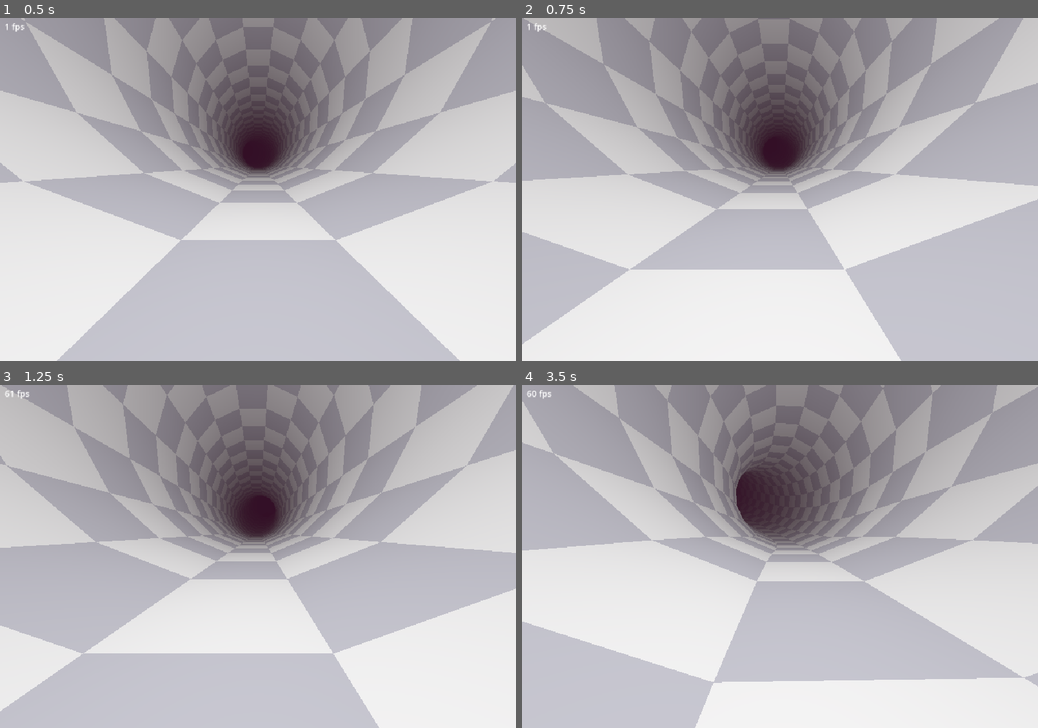
Above: before the commit, frames 1-4 (two rows, left to right).
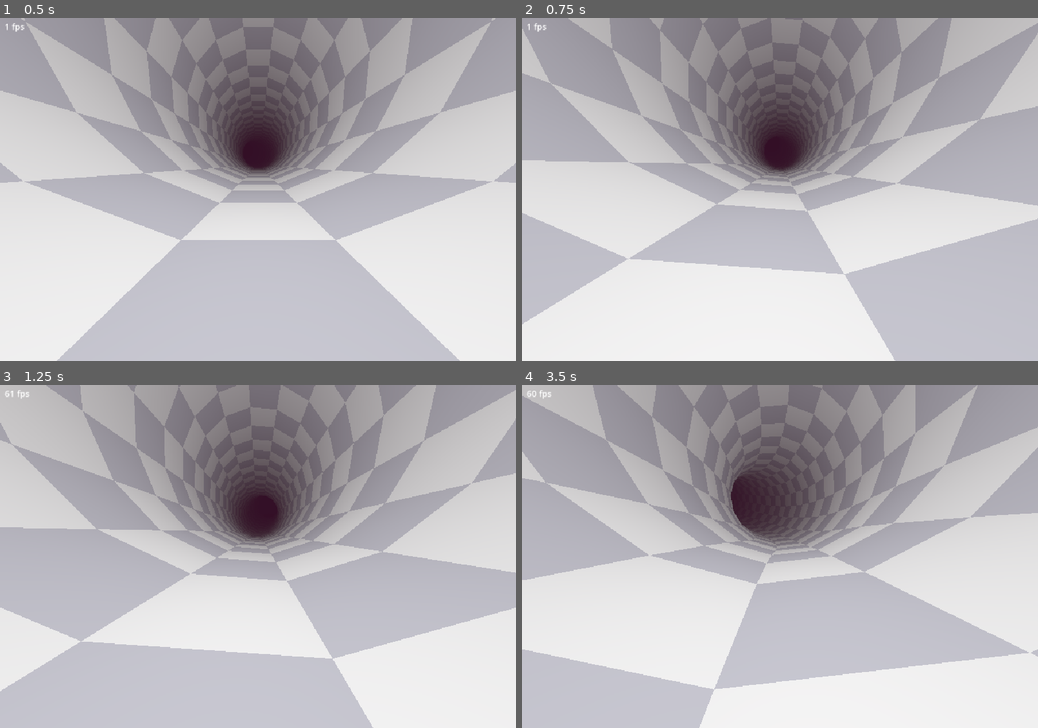
Above: after the commit, the same moments.

Repository: nhermosilla14/xpeedy
Game: Godot game, scene res://src/main.tscn
The game is run twice, just before and just after one commit, with the same random seed, the same clock (stepped at 60 frames per second) and the same inputs.
Inputs (mouse positions are in pixels of both pictures, inside the frame that each line leads up to):
- Up to frame 1 (0.5 s): no input
- Up to frame 2 (0.75 s): move the mouse to (893, 172) at 0.52 s; hold Right (steer_right) from 0.53 s (still down); click (893, 172) at 0.67 s
- Up to frame 3 (1.25 s): keep holding Right (steer_right)
- Up to frame 4 (3.5 s): move the mouse to (676, 573) at 1.27 s; release Right (steer_right) at 1.28 s; hold Left (steer_left) 1.28-2.03 s; move the mouse to (831, 481) at 2.02 s; hold Right (steer_right) from 2.03 s (still down); move the mouse to (754, 625) at 2.77 s; click (754, 625) at 2.92 s

Frame 1 is identical in both runs. In frame 2, 21% of the frame differs, in the area x 0-100%, y 0-100%; in frame 3, 21%; in frame 4, 25%.

Commit message:
Fix camera snapping between lanes in tubes: blend the surface normal across faces

Diff:
--- a/src/model/tunnel_geometry.gd
+++ b/src/model/tunnel_geometry.gd
@@ -17,9 +17,10 @@
 			turn = value
 			_build_chain()
 
-# Cross-section in the frame's (right, up) plane: 17 vertices and 16 face normals.
+# Cross-section in the frame's (right, up) plane: 17 vertices, 16 face normals and 17 vertex normals.
 var _local: PackedVector2Array = []
 var _normals: PackedVector2Array = []
+var _vertex_normals: PackedVector2Array = []
 
 
 func _init(path_model: PathModel) -> void:
@@ -55,21 +56,38 @@
 	return _surface_at(lane_pos, s).lerp(_surface_at(lane_pos, s + 1), seg - float(s))
 
 
-## Unit normal on the ship's side of the surface, at a fractional segment.
+## Unit normal on the ship's side of the surface, at a fractional segment. It is blended across the
+## face between vertex normals, so it turns smoothly from lane to lane instead of jumping by the face
+## angle at every lane boundary; at the centre of a lane it equals the face normal.
 func normal(lane_pos: float, seg: float) -> Vector3:
 	var s := int(floor(seg))
-	var n := _normals[_face(lane_pos)]
+	var n := smooth_normal_2d(lane_pos)
 	return (_dir_to_world(n, s).lerp(_dir_to_world(n, s + 1), seg - float(s))).normalized()
 
 
-func _surface_at(lane_pos: float, seg: int) -> Vector3:
-	var k := _face(lane_pos)
-	var x := clampf(lane_pos - float(k), 0.0, 1.0)
-	return _to_world(_local[k].lerp(_local[k + 1], x), seg)
+## The blended normal in the cross-section plane.
+func smooth_normal_2d(lane_pos: float) -> Vector2:
+	var f := _face_and_fraction(lane_pos)
+	var k := int(f.x)
+	return _vertex_normals[k].slerp(_vertex_normals[k + 1], f.y).normalized()
 
 
-static func _face(lane_pos: float) -> int:
-	return clampi(int(floor(fposmod(lane_pos, float(TrackModel.LANES)))), 0, TrackModel.LANES - 1)
+func _surface_at(lane_pos: float, seg: int) -> Vector3:
+	var f := _face_and_fraction(lane_pos)
+	var k := int(f.x)
+	return _to_world(_local[k].lerp(_local[k + 1], f.y), seg)
+
+
+## Face index and position across it, for a lane position in [0, 16]. 16 is the far edge of face 15
+## (the left edge on flat parts), not lane 0.
+## Returned as (face, fraction); the face is a whole number.
+static func _face_and_fraction(lane_pos: float) -> Vector2:
+	var lanes := float(TrackModel.LANES)
+	if lane_pos >= lanes:
+		return Vector2(lanes - 1.0, 1.0)
+	var x := maxf(lane_pos, 0.0)
+	var k := floorf(x)
+	return Vector2(k, x - k)
 
 
 func _to_world(p: Vector2, seg: int) -> Vector3:
@@ -93,3 +111,12 @@
 	for k in TrackModel.LANES:
 		var e := _local[k + 1] - _local[k]
 		_normals[k] = Vector2(e.y, -e.x).normalized()
+	# Inner vertices average their two faces. The seam vertices do so only when the chain is closed
+	# (a full tube); otherwise they are edges and keep their single face's normal.
+	_vertex_normals.resize(TrackModel.LANES + 1)
+	for k in range(1, TrackModel.LANES):
+		_vertex_normals[k] = (_normals[k - 1] + _normals[k]).normalized()
+	var closed := _local[0].distance_to(_local[TrackModel.LANES]) < 0.001
+	var seam := (_normals[TrackModel.LANES - 1] + _normals[0]).normalized()
+	_vertex_normals[0] = seam if closed else _normals[0]
+	_vertex_normals[TrackModel.LANES] = seam if closed else _normals[TrackModel.LANES - 1]
--- a/tests/unit/test_shapes.gd
+++ b/tests/unit/test_shapes.gd
@@ -145,3 +145,29 @@
 			any_over_30 = any_over_30 or bend >= 30.0
 	check(flat_turns > 3, "some turns on flat parts")
 	check(any_over_30, "tube parts still allow bends over 30°")
+
+
+func test_normal_turns_smoothly_across_lanes_in_a_tube() -> void:
+	# Regression: the camera "up" used to jump 22.5° at every lane boundary inside tubes.
+	var g := _geometry(TunnelGeometry.TUBE_TURN)
+	for k in range(1, 16):
+		var before := g.normal(k - 0.001, 0.0)
+		var after := g.normal(k + 0.001, 0.0)
+		check(rad_to_deg(before.angle_to(after)) < 0.1, "jump at lane boundary %d" % k)
+	var seam := rad_to_deg(g.normal(15.999, 0.0).angle_to(g.normal(0.001, 0.0)))
+	check(seam < 0.1, "jump at the seam: %f°" % seam)
+
+
+func test_normal_at_lane_centre_is_the_face_normal() -> void:
+	var g := _geometry(TunnelGeometry.TUBE_TURN)
+	for k in 16:
+		var mid := (g.vertex(k, 0) + g.vertex(k + 1, 0)) * 0.5
+		var to_centre := (Vector3(0.0, 0.0, mid.z) - mid).normalized()
+		check(g.normal(k + 0.5, 0.0).is_equal_approx(to_centre), "lane %d" % k)
+
+
+func test_flat_edge_lane_16_is_the_left_edge() -> void:
+	var g := _geometry(0.0)
+	check(g.surface(16.0, 0.0).is_equal_approx(g.vertex(16, 0)), "lane 16 is vertex 16, not vertex 0")
+	check(g.normal(16.0, 0.0).is_equal_approx(Vector3.UP), "edge normal stays up on flat")
+	check(g.normal(0.0, 0.0).is_equal_approx(Vector3.UP), "right edge normal stays up on flat")
